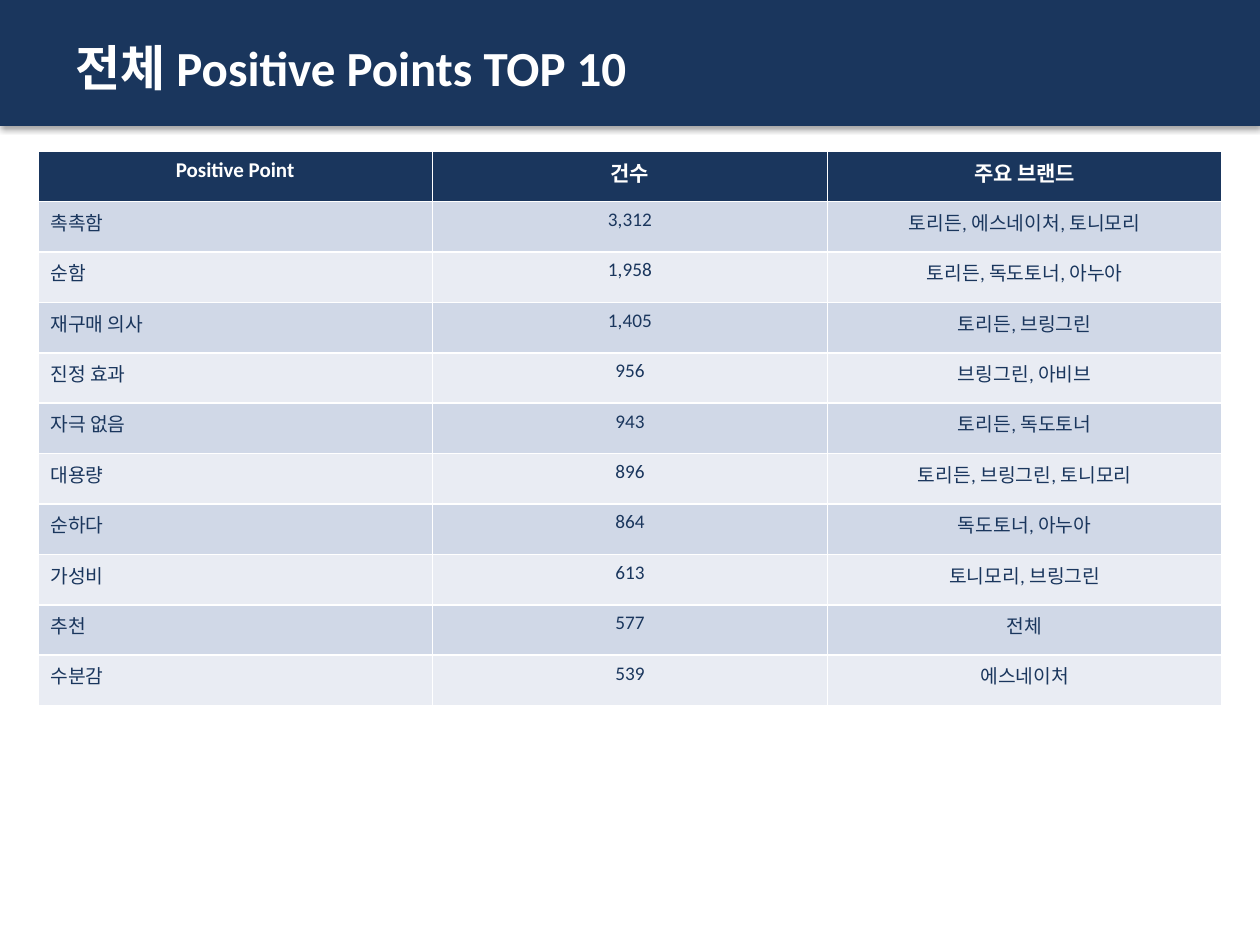
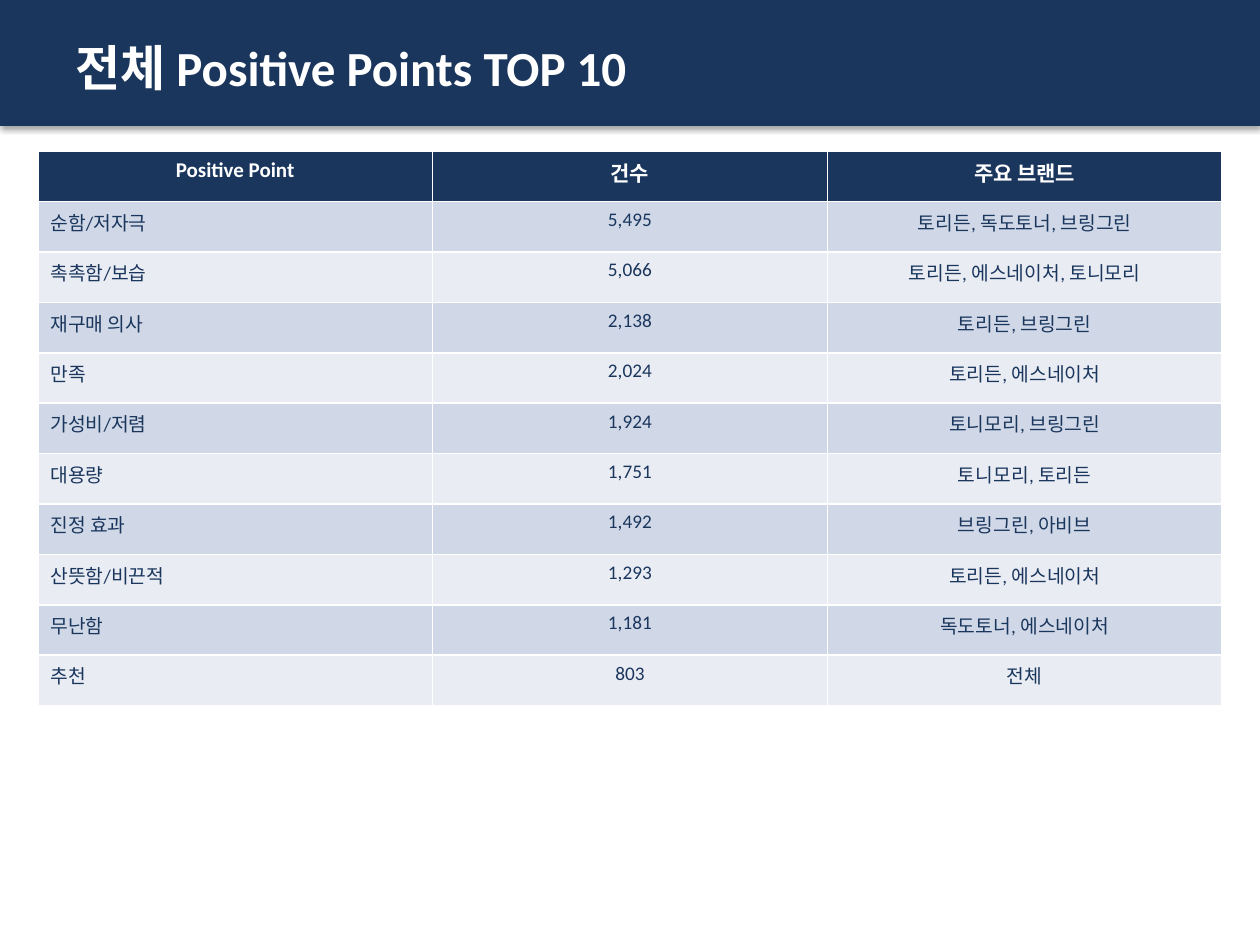
Before and after one commit to leeyoonsun53/review_analysis, a slide deck: slide 28 of output/토너_리뷰분석_리포트.pptx. Drawn at 1260x945 pixels with LibreOffice and Linux fonts; fonts in the diff are those of the drawing. Boxes give left, top, right and bottom in pixels: in the first picture for what was removed or moved away, otherwise in the second. Text is boxed around its words. In the diff, an @@ line names an element or a change of style, - is before the commit and + after.

```diff
--- a/output/토너_리뷰분석_리포트.pptx
+++ b/output/토너_리뷰분석_리포트.pptx
@@ table at (x1=38, y1=151, x2=1221, y2=706) @@
-row 2: 촉촉함 | 3,312 | 토리든, 에스네이처, 토니모리
+row 2: 순함/저자극 | 5,495 | 토리든, 독도토너, 브링그린
-row 3: 순함 | 1,958 | 토리든, 독도토너, 아누아
+row 3: 촉촉함/보습 | 5,066 | 토리든, 에스네이처, 토니모리
-row 4, column 2: 1,405
+row 4, column 2: 2,138
-row 5: 진정 효과 | 956 | 브링그린, 아비브
+row 5: 만족 | 2,024 | 토리든, 에스네이처
-row 6: 자극 없음 | 943 | 토리든, 독도토너
+row 6: 가성비/저렴 | 1,924 | 토니모리, 브링그린
-row 7, column 2: 896
+row 7, column 2: 1,751
-row 7, column 3: 토리든, 브링그린, 토니모리
+row 7, column 3: 토니모리, 토리든
-row 8: 순하다 | 864 | 독도토너, 아누아
+row 8: 진정 효과 | 1,492 | 브링그린, 아비브
-row 9: 가성비 | 613 | 토니모리, 브링그린
+row 9: 산뜻함/비끈적 | 1,293 | 토리든, 에스네이처
-row 10: 추천 | 577 | 전체
+row 10: 무난함 | 1,181 | 독도토너, 에스네이처
-row 11: 수분감 | 539 | 에스네이처
+row 11: 추천 | 803 | 전체
```
Also in this commit, not shown: 11 other slides changed, 1 other file.
